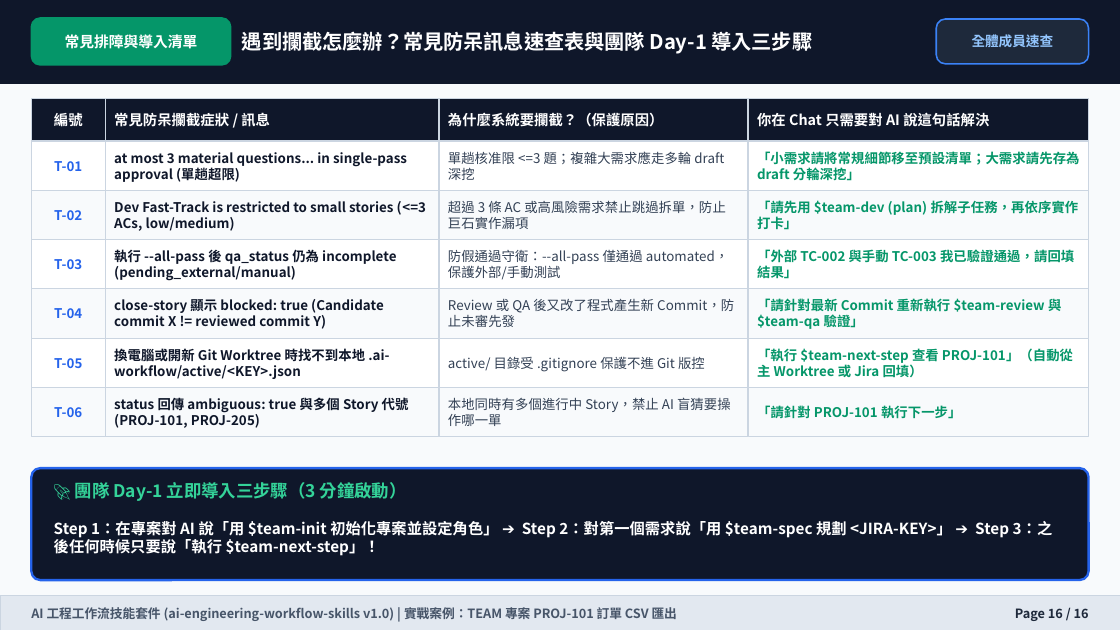
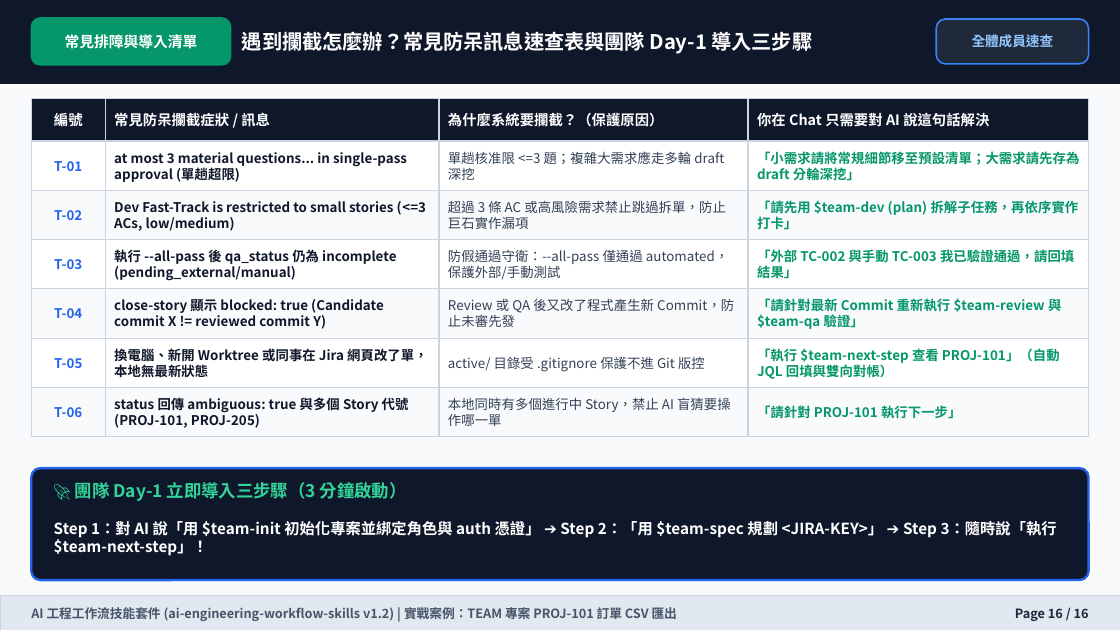
Before and after one commit to wilsonliu123/ai-engineering-workflow-skills, a slide deck: slide 16 of docs/training-manual.pptx. Drawn at 1120x630 pixels with LibreOffice and Linux fonts; fonts in the diff are those of the drawing. Boxes give left, top, right and bottom in pixels: in the first picture for what was removed or moved away, otherwise in the second. Text is boxed around its words. In the diff, an @@ line names an element or a change of style, - is before the commit and + after.

Commit message:
docs: update changelog, README, and training manuals for v1.2.0
- Record v1.1.0 and v1.2.0 release milestones in CHANGELOG.md to capture
  multi-member role pools, bidirectional Jira reconciliation, Qase and
  media sync, QA report mode, living HTML manuals, and run-workflow.
- Refresh README.md and all training manual deliverables (MD, HTML, PDF,
  DOCX, PPTX) so onboarding and operational guides match current v1.2
  skill modes, CLI flags, and governance rules.

```diff
--- a/docs/training-manual.pptx
+++ b/docs/training-manual.pptx
@@ text at (114, 348, 428, 377): text changed @@
-換電腦或開新 Git Worktree 時找不到本地 .ai-workflow/active/<KEY>.json
+換電腦、新開 Worktree 或同事在 Jira 網頁改了單，本地無最新狀態
@@ text at (757, 346, 1060, 379): text changed @@
-「執行 $team-next-step 查看 PROJ-101」（自動從主 Worktree 或 Jira 回填）
+「執行 $team-next-step 查看 PROJ-101」（自動 JQL 回填與雙向對帳）
@@ text at (54, 519, 1057, 556): text changed @@
-Step 1：在專案對 AI 說「用 $team-init 初始化專案並設定角色」 ➔ Step 2：對第一個需求說「用 $team-spec 規劃 <JIRA-KEY>」 ➔ Step 3：之後任何時候只要說「執行 $team-next-step」！
+Step 1：對 AI 說「用 $team-init 初始化專案並綁定角色與 auth 憑證」 ➔ Step 2：「用 $team-spec 規劃 <JIRA-KEY>」 ➔ Step 3：隨時說「執行 $team-next-step」！
@@ text at (31, 604, 677, 621): text changed @@
-AI 工程工作流技能套件 (ai-engineering-workflow-skills v1.0) | 實戰案例：TEAM 專案 PROJ-101 訂單 CSV 匯出
+AI 工程工作流技能套件 (ai-engineering-workflow-skills v1.2) | 實戰案例：TEAM 專案 PROJ-101 訂單 CSV 匯出
```
Also in this commit, not shown: 15 other slides changed, 6 other files.
